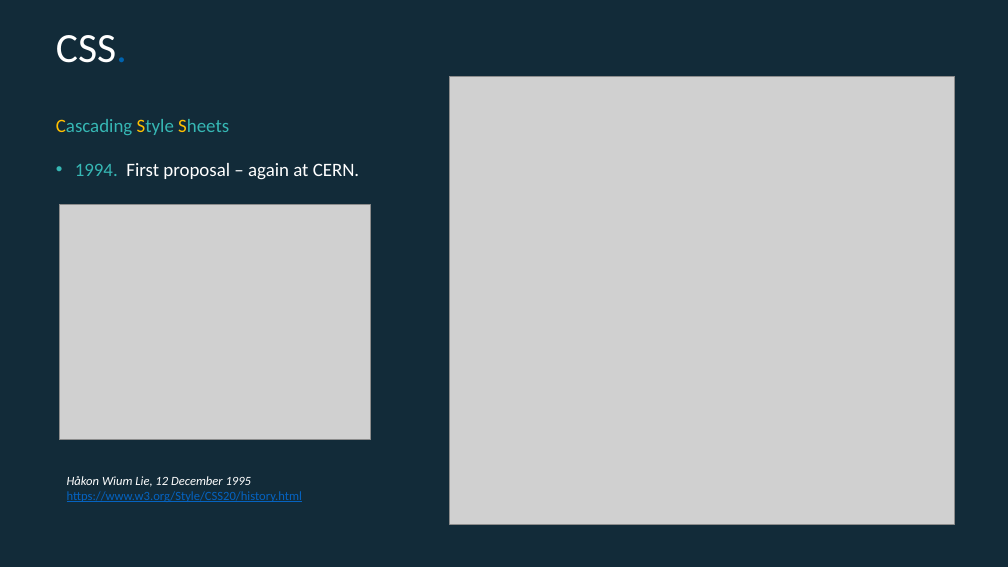
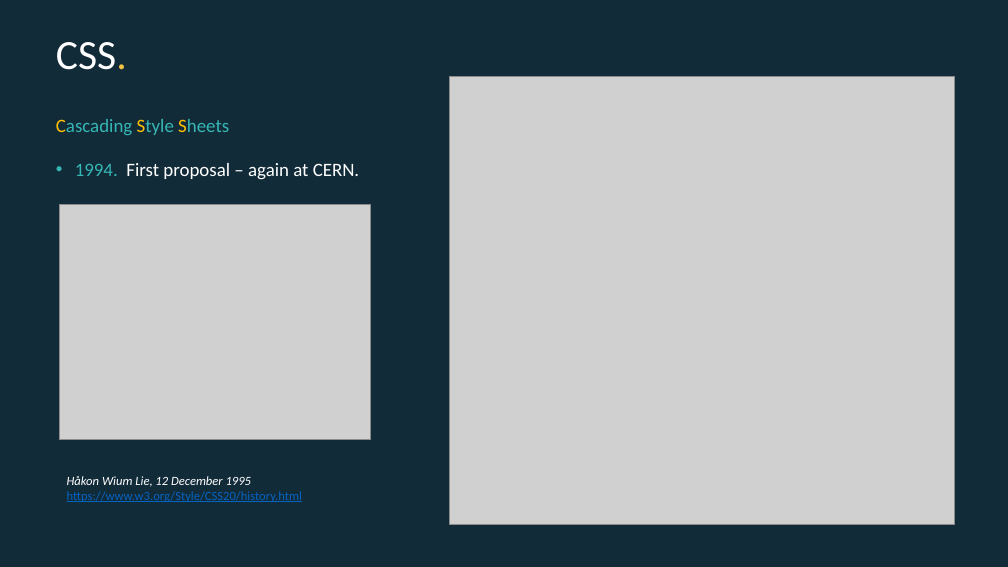
Before and after one commit to EconomicsObservatory/courses, a slide deck: slide 9 of 2/2_Building_your_first_website.pptx. Drawn at 1008x567 pixels with LibreOffice and Linux fonts; fonts in the diff are those of the drawing; grey boxes stand for pictures. Boxes give left, top, right and bottom in pixels: in the first picture for what was removed or moved away, otherwise in the second. Text is boxed around its words. In the diff, an @@ line names an element or a change of style, - is before the commit and + after.

```diff
--- a/2/2_Building_your_first_website.pptx
+++ b/2/2_Building_your_first_website.pptx
@@ title "CSS.": place and size @@
-title "CSS." at [56, 35, 127, 63]
+title "CSS." at [56, 42, 127, 70]
@@ title "CSS." at [56, 42, 127, 70]: text colour #0063AF to #F4C245 in "CSS." @@
```
Also in this commit, not shown: 14 other slides changed, 5 slides added, 2 slides removed, 2 other files.
